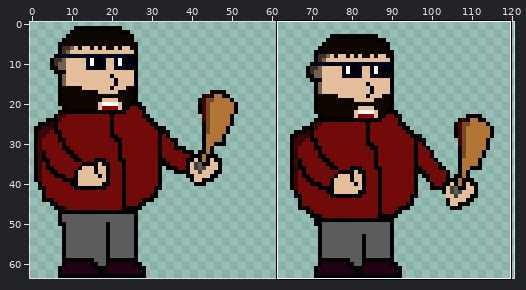
A sprite sheet gets an edit: img/davidBase.png. Above: a wide view before the commit, with the close-up outlined.
Close-up. Old version:
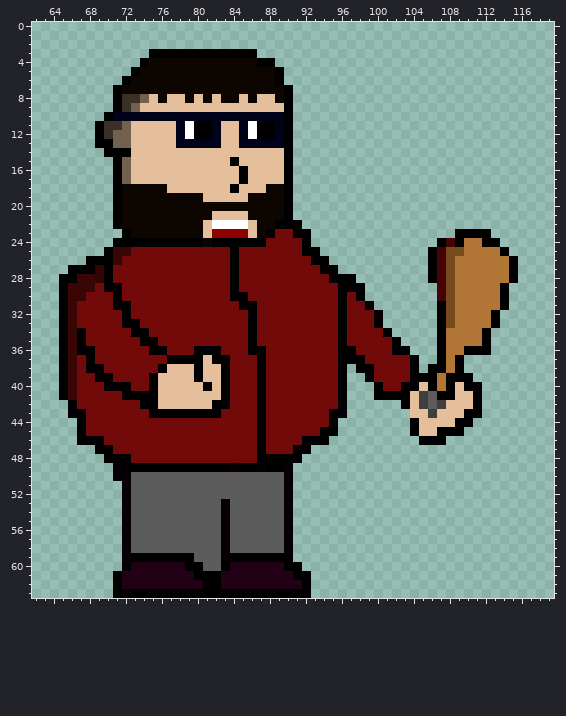
The file is 128x64 pixels. Colours within 5 levels of each other are drawn and written as one. Shown: x 62..119, y 0..63. The wide view leaves out empty margins. The commit also changed other parts of the picture, which this record leaves out.
New version:
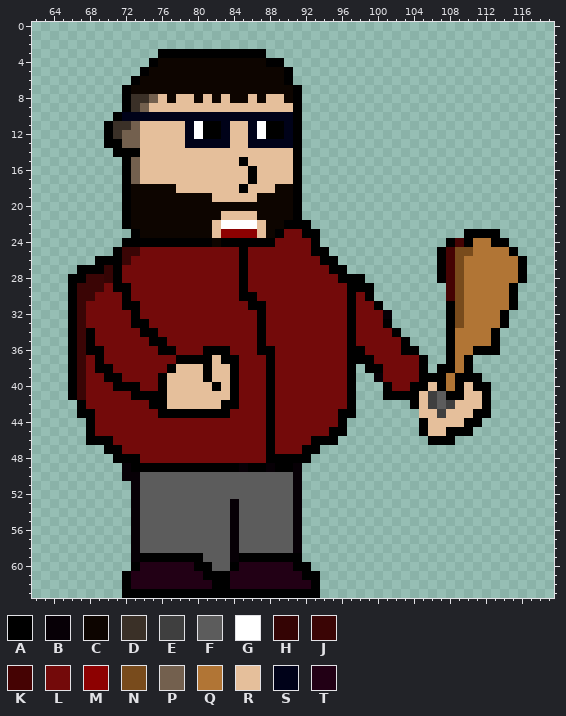
Palette (. is transparent): A #000000  B #070006  C #0d0500  D #3a3027  E #3f3f3f  F #5c5c5c  G #ffffff  H #340404  J #3a0505  K #450303  L #730a0a  M #8d0101  N #784b1c  P #73604e  Q #b17535  R #e5bf9b  S #000219  T #220015
Diff:
Changed rows in their new state; - is an unchanged pixel.
first column x 65:
 3 ----------.-----------A-----------------------------
 4 ---------.A-----------C-A---------------------------
 5 --------.A--------------CA--------------------------
 6 -------.A---------------CA--------------------------
 7 ------.A-----------------CA-------------------------
 8 ------.A-DPRC-RCRCR-CRC-RCA-------------------------
 9 ------.ADP---------------RA-------------------------
10 -----.A------------------SA-------------------------
11 ----.A-DP----RSG-AS-RSG-ASA-------------------------
12 ----.AD-P----RSG-AS-RSG-ASA-------------------------
13 ----.-A-P----R----S-R----SA-------------------------
14 -----.--A----------------RA-------------------------
15 ------.AP----------RA----RA-------------------------
16 ------.AP-----------RA---RA-------------------------
17 ------.AP-----------RA---RA-------------------------
18 ------.A----C------RA--R-CA-------------------------
19 ------.A--------C----R---CA-------------------------
20 ------.A-----------------CA-------------------------
21 ------.A---------C---R---CA-------------------------
22 ------.A--------CR---GR-C--A------------------------
23 -------.A-------CR---MRCA-L-A---------------.---A---
24 ------.---------AC-----A---LA-------------.AKA-Q-A--
25 -----.A-J----------LA------L-A-----------.AK-N---QA-
26 ---.--AJ-----------LA-------L-A----------.AKN-----QA
27 -.--AHA------------LA--------L-A---------.AKN-----QA
28 .-A-JHA------------LA---------L--A-------.AKN-----QA
29 .A--JL-A-----------LA----------L--A-------.KN----QA-
30 .A-J--LA-----------L-A---------LALA-------.KN----QA-
31 .AJ---L-A-----------L-A--------LA-LA------.AN----QA-
32 .AJ----LA------------LA--------LA--LB-----.AN---QA--
33 .AJ----L-A-----------LA--------LA--LA-----.AN---QA--
34 .AJA----L-A----------LA--------LA---LA----.A---QA---
35 .AJA-----L-A---------LA--------LA----LA---.A---QA---
36 .AJ-A-----L-A--L--A--L-A-------L-A---L-A--.A-Q--A---
37 .AJLA-------L---AR-A--LA-------L--A----LA-.AQA------
38 .AJL-A-----LA--RA-RA--LA-------LA.-A---LA.-AQA------
39 .AJ-L-A---LA---RA-RA--LA-------LA-.B---L--AQ--A-----
40 .AJ--L--A-LA----RARA--LA-------LA--.A-L-ARAQAR-A----
41 .AJ----L---A------RA--LA-------LA--.---AREF-A-RA----
42 -.A------L-A-----R-A--LA-------LA-----.AREFE--RA----
43 -.-A------L-------A---LA------L-A------.-RE--R-A----
44 --.A------------------LA------LA-------.A---R-A-----
45 --.A------------------LA-----L-A-------.A-R--A------
46 --.--A----------------LA---L--A---------.--A--------
47 ----.-A---------------LA--L-A-----------------------
48 -----.--A-------------L----A------------------------
49 ------.B-----------AB-AB-AB-------------------------
50 ------.-B----------------FB-------------------------
51 -------.B----------------FB-------------------------
52 -------.B----------------FB-------------------------
53 -------.B---------FB-----FB-------------------------
54 -------.B---------FB-----FB-------------------------
55 -------.B---------FB-----FB-------------------------
56 -------.B---------FB-----FB-------------------------
57 -------.B---------FB-----FB-------------------------
58 -------.B---------FB-----FB-------------------------
59 -------.B------A--FB------A-------------------------
60 -------.A-----T-A-FA-----T-A------------------------
61 ------.A-------T--A-------T-A-----------------------
62 ------.A--------T-A--------TA-----------------------
63 ------.---------------------A-----------------------
